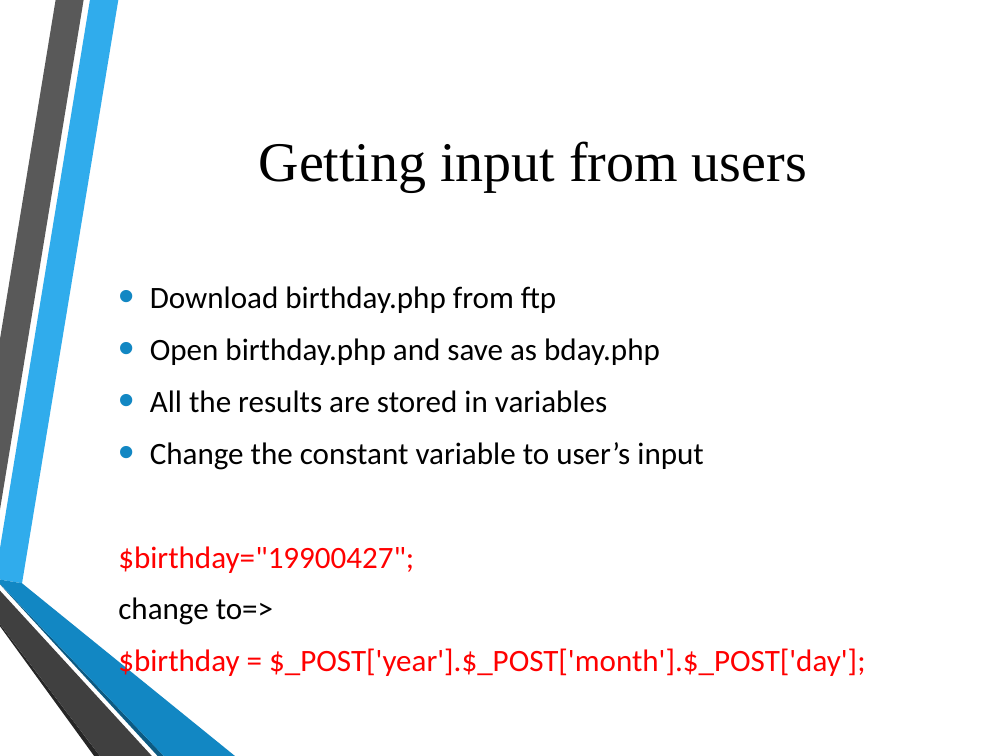
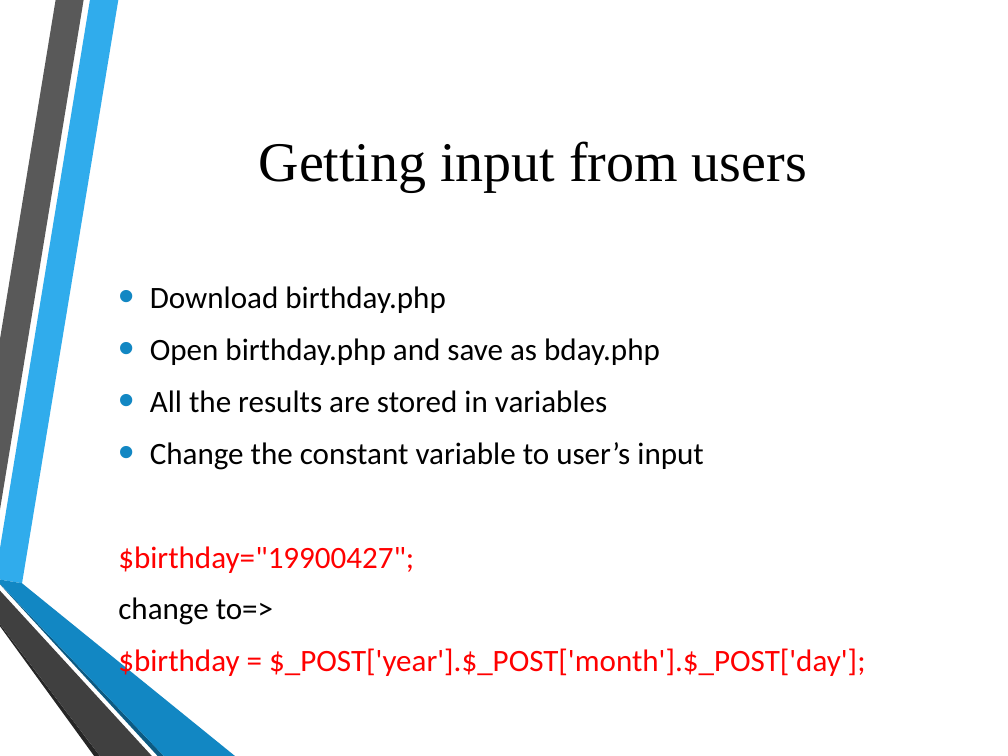
Before and after one commit to hatted/fevaworks-php, a slide deck: slide 30 of php-fw4/lesson4.pptx. Drawn at 1008x756 pixels with LibreOffice and Linux fonts; fonts in the diff are those of the drawing; background and template pictures are left out. Boxes give left, top, right and bottom in pixels: in the first picture for what was removed or moved away, otherwise in the second. Text is boxed around its words. In the diff, an @@ line names an element or a change of style, - is before the commit and + after.

```diff
--- a/php-fw4/lesson4.pptx
+++ b/php-fw4/lesson4.pptx
@@ text at (x1=150, y1=286, x2=445, y2=313): text changed @@
-• Download birthday.php from ftp
+• Download birthday.php
```
Also in this commit, not shown: 6 other slides changed, 1 slide added, 1 slide removed, 18 other files.
